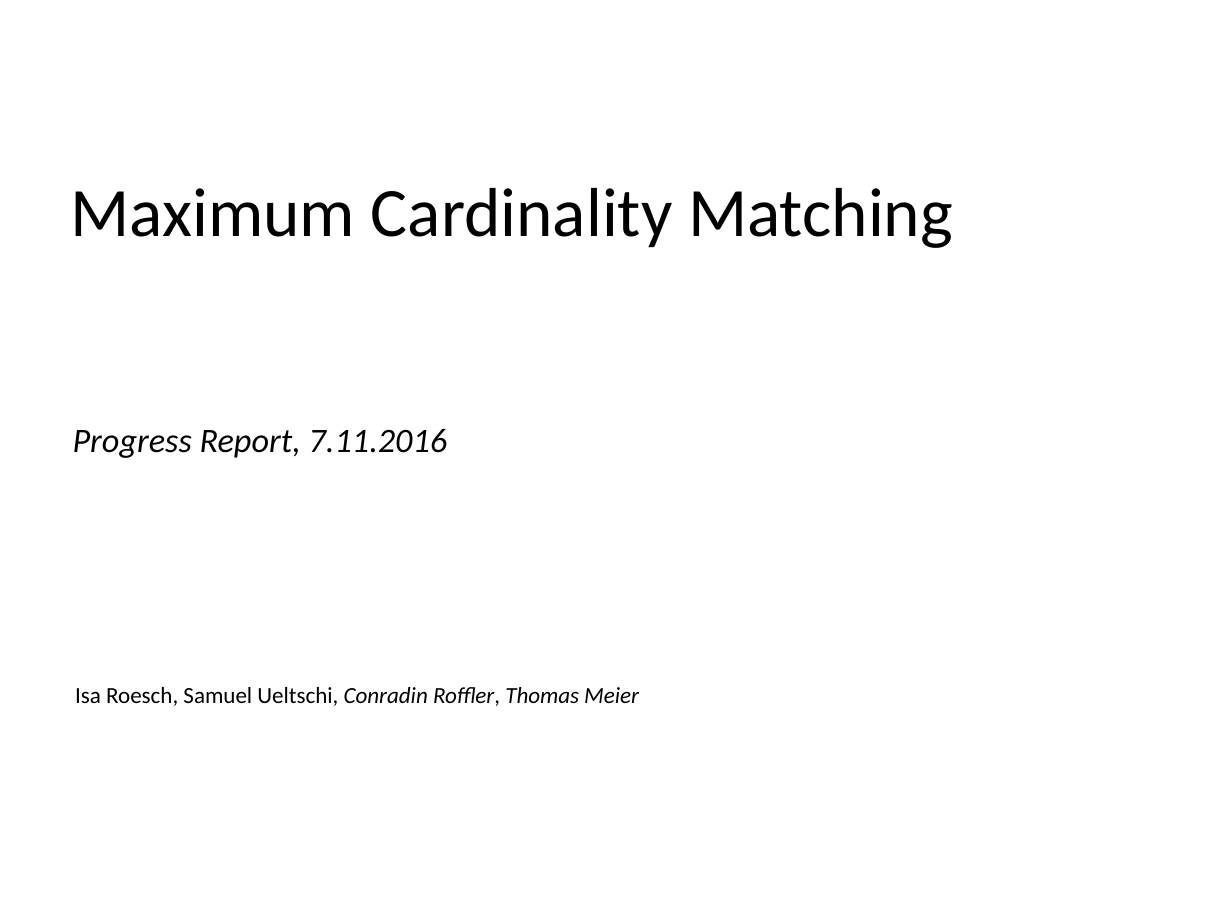
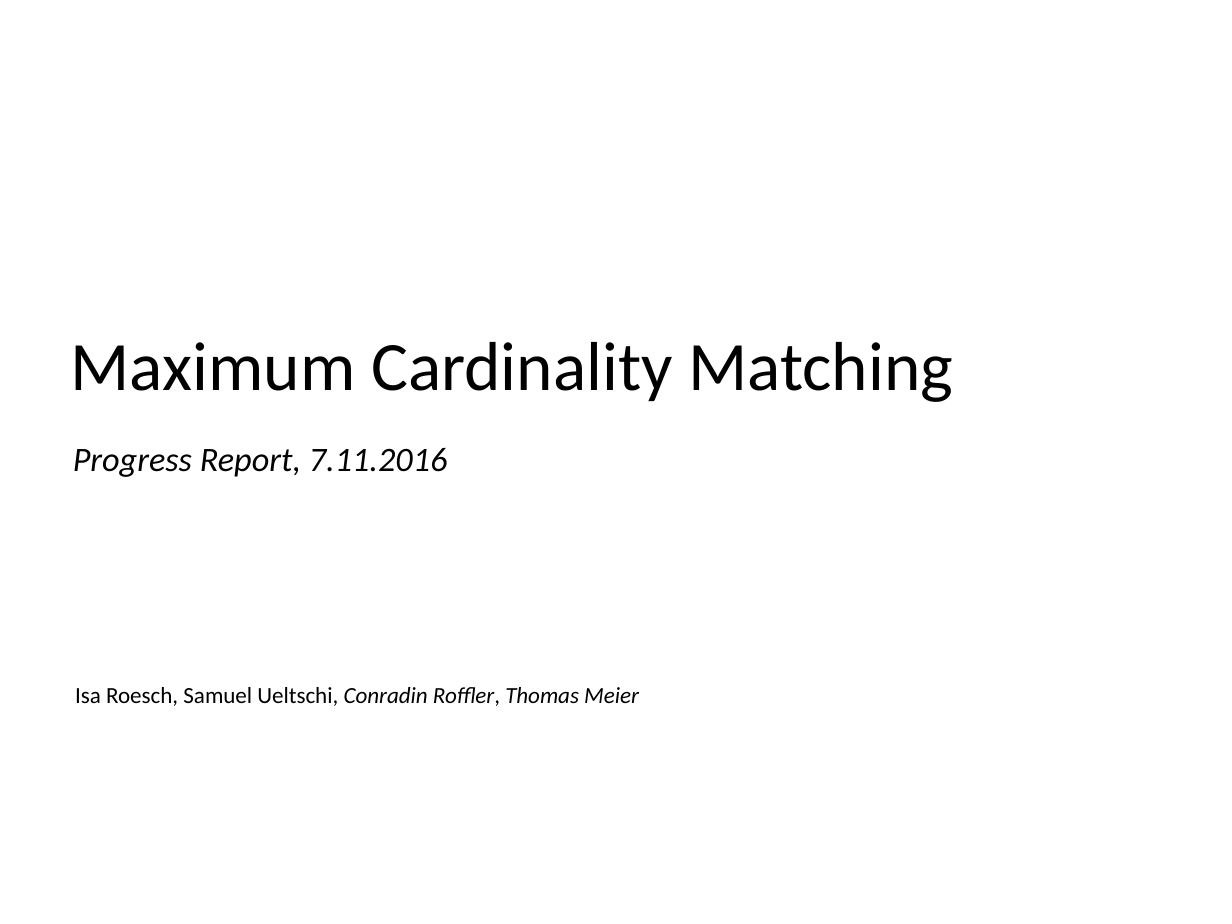
Before and after one commit to suem/dphpc-project, a slide deck: slide 1 of docs/media/presentations/Progress Report.odp. Drawn at 1232x924 pixels with LibreOffice and Linux fonts; fonts in the diff are those of the drawing. Boxes give left, top, right and bottom in pixels: in the first picture for what was removed or moved away, otherwise in the second. Text is boxed around its words. In the diff, an @@ line names an element or a change of style, - is before the commit and + after.

```diff
--- a/docs/media/presentations/Progress Report.odp
+++ b/docs/media/presentations/Progress Report.odp
@@ title "Maximum Cardinality Matching" at bbox=[71, 342, 953, 402]: vertical alignment top to bottom @@
@@ subtitle "Progress Report, 7.11.2016" at bbox=[73, 448, 448, 477]: more space between paragraphs @@
```
Also in this commit, not shown: 6 other slides changed, 1 slide added, 1 slide removed, 1 other file.
